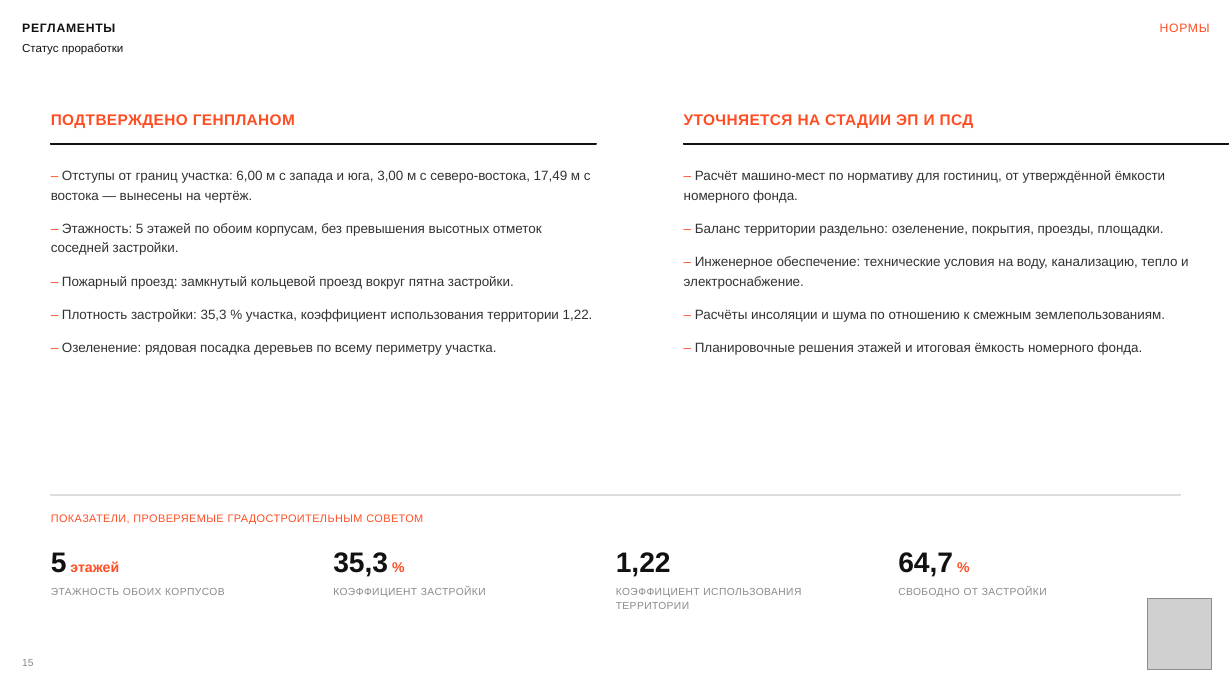
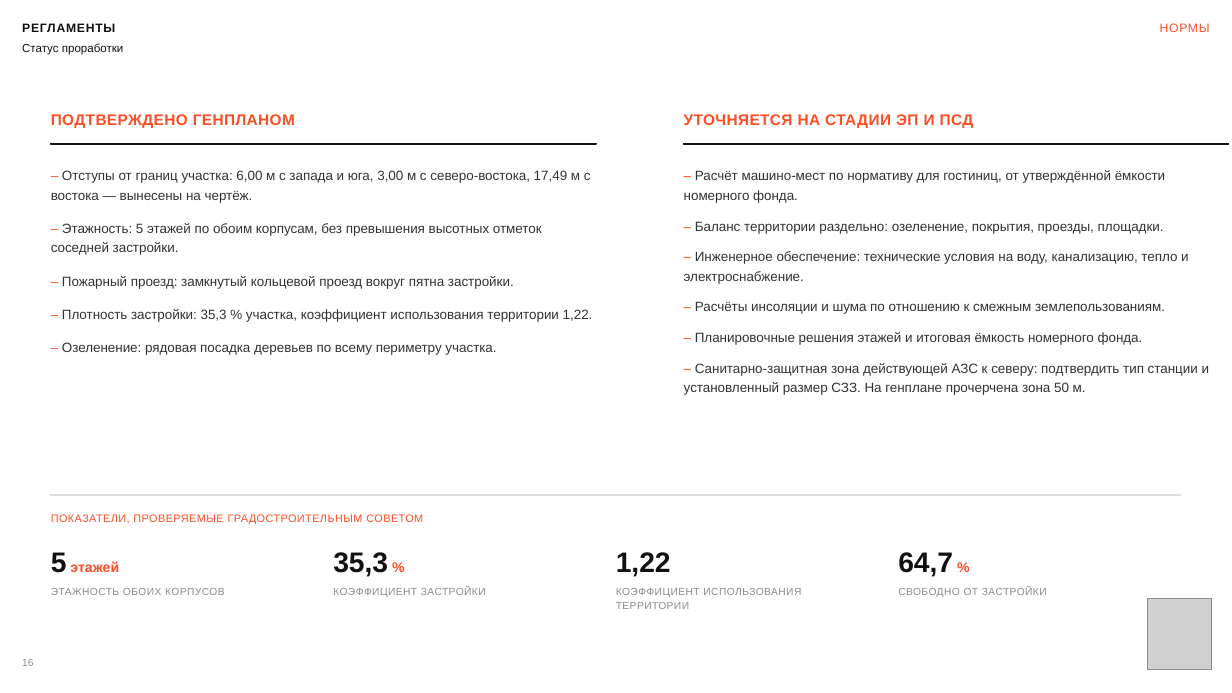
Before and after one commit to kzmeir/most, a slide deck: slide 16 of presentations/aurora-hotel/MOST_Bukhtarminskaya_akimat.pptx (slide 15 before the commit). Drawn at 1232x693 pixels with LibreOffice and Linux fonts; fonts in the diff are those of the drawing; grey boxes stand for pictures. Boxes give left, top, right and bottom in pixels: in the first picture for what was removed or moved away, otherwise in the second. Text is boxed around its words. In the diff, an @@ line names an element or a change of style, - is before the commit and + after.

```diff
--- a/presentations/aurora-hotel/MOST_Bukhtarminskaya_akimat.pptx
+++ b/presentations/aurora-hotel/MOST_Bukhtarminskaya_akimat.pptx
@@ text at [684,170,1189,345]: less space between paragraphs @@
@@ text at [684,363,1210,395]: paragraph added @@
+– Санитарно-защитная зона действующей АЗС к северу: подтвердить тип станции и установленный размер СЗЗ. На генплане прочерчена зона 50 м.
```
Also in this commit, not shown: 10 other slides changed, 1 slide added, 4 other files.
